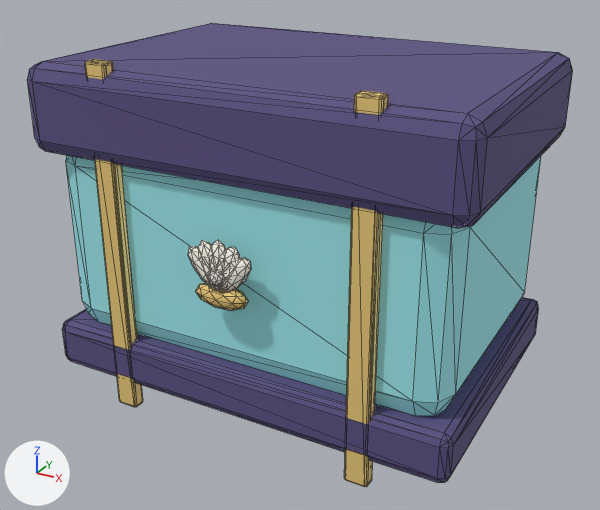
The glTF model assets/castle/pearl_kit/pearl_toy_chest.glb: old version first, new version second.
Camera for both pictures: a camera (50 mm lens) standing at (5.19, -9.63, 6.35) and looking at (0.05, -0.29, 1.68). The lights are fixed; the arrows at lower left show +X, +Y and +Z. The first picture is the older version. Mesh edges are drawn as thin lines. Vertices at exactly the same position are counted once.

Objects in the first picture: 'pearl_toy_chest.001'.
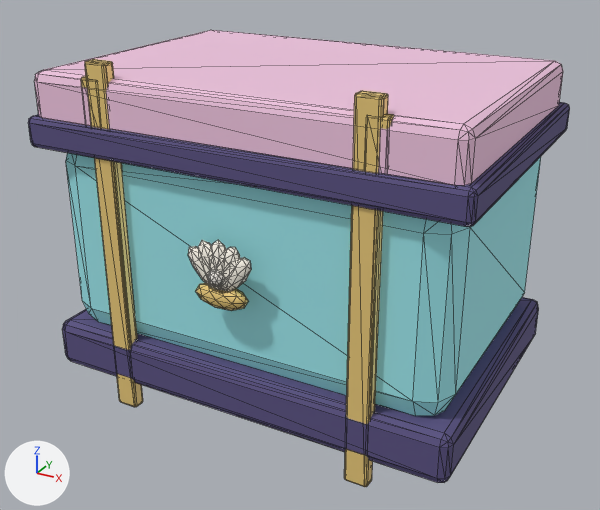
Where the change shows, as pixel boxes (x1, y1, x2, y2) in the pictures (600 x 510 px):
'pearl_toy_chest.001', reshaped
    before: (27, 23, 573, 487)
    after: (28, 30, 570, 487)
part 1 of me_cube_160, added (pink)
    after: (34, 30, 563, 185)
part 2 of me_cube_160, rebuilt
    before: (27, 23, 573, 228)
    after: (28, 102, 570, 227)
part 3 of me_cube_160, added (mostly hidden)
    after: (81, 76, 87, 88)
part 4 of me_cube_160, added (mostly hidden)
    after: (381, 114, 394, 129)

Diff of the bpy script that builds the scene:
```diff
--- a/assets/castle/pearl_kit/pearl_toy_chest.glb.py
+++ b/assets/castle/pearl_kit/pearl_toy_chest.glb.py
@@ mat_mrc_rose_001 @@
+mat_mrc_rose_001 = principled_material('MRC_rose.001')
+mat_mrc_rose_001.base_color = (0.8, 0.51, 0.68)  # pink #e7bdd7
+mat_mrc_rose_001.roughness = 0.72
+mat_mrc_rose_001.emission_color = (0.048, 0.0306, 0.0408)  # dark grey #3e3139
+mat_mrc_rose_001.emission_strength = 1.0
@@ me_cube_160 @@
 # used by ob_pearl_toy_chest_001; location = (0.0, 0.0, 2.0)
-me_cube_160.from_pydata(...)  # 630 vertices, 1208 faces; spans x -3.0..3.0, y -2.36..2.1, z -2.38..2.47
+me_cube_160.from_pydata(...)  # 742 vertices, 1424 faces; spans x -3.0..3.0, y -2.36..2.1, z -2.38..2.47
+# me_cube_160 part 1: the loose piece of 56 vertices spanning x -2.95..2.95, y -2.05..2.05, z -2.01..-1.33 is copied, and the copy is scaled about its middle by (0.978, 0.973, 1.06), then moved by (0.0, -0.04, 3.57), in mat_mrc_rose_001 (pink #e7bdd7); it spans x -2.89..2.89, y -2.04..1.96, z 1.54..2.26
+# me_cube_160 part 2: the loose piece of 56 vertices spanning x -3.0..3.0, y -2.1..2.1, z 1.16..2.36 is rebuilt with 56 vertices and now spans x -3.0..3.0, y -2.1..2.1, z 1.25..1.67
+# me_cube_160 part 3: a new loose piece of 56 vertices spanning x -2.04..-1.76, y -2.04..-1.88, z 1.5..2.26, in mat_mrc_gold_001 (yellow #f6d481)
+# me_cube_160 part 4: a new loose piece of 56 vertices spanning x 1.76..2.04, y -2.04..-1.88, z 1.5..2.26, in mat_mrc_gold_001 (yellow #f6d481)
+# other edits to the shape of me_cube_160 do not show in these pictures
 me_cube_160.materials.append(mat_mrc_aqua_001)
@@ me_cube_160 @@
 me_cube_160.materials.append(mat_mrc_pearl_light)
+me_cube_160.materials.append(mat_mrc_rose_001)  # pink #e7bdd7
```
